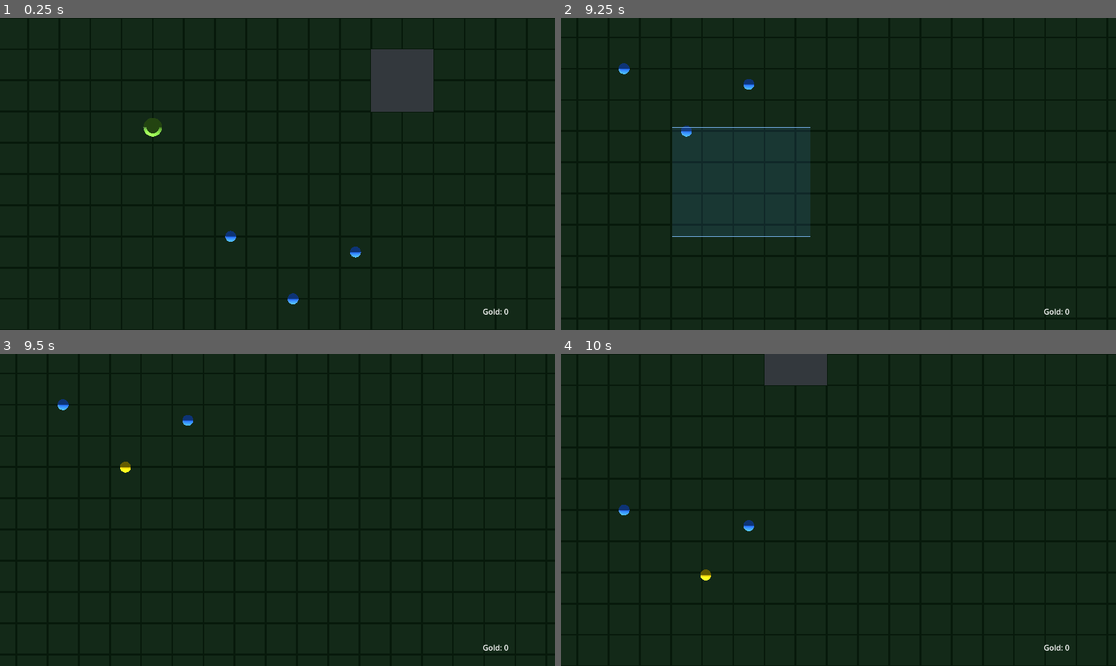
Above: before the commit, frames 1-4 (two rows, left to right).
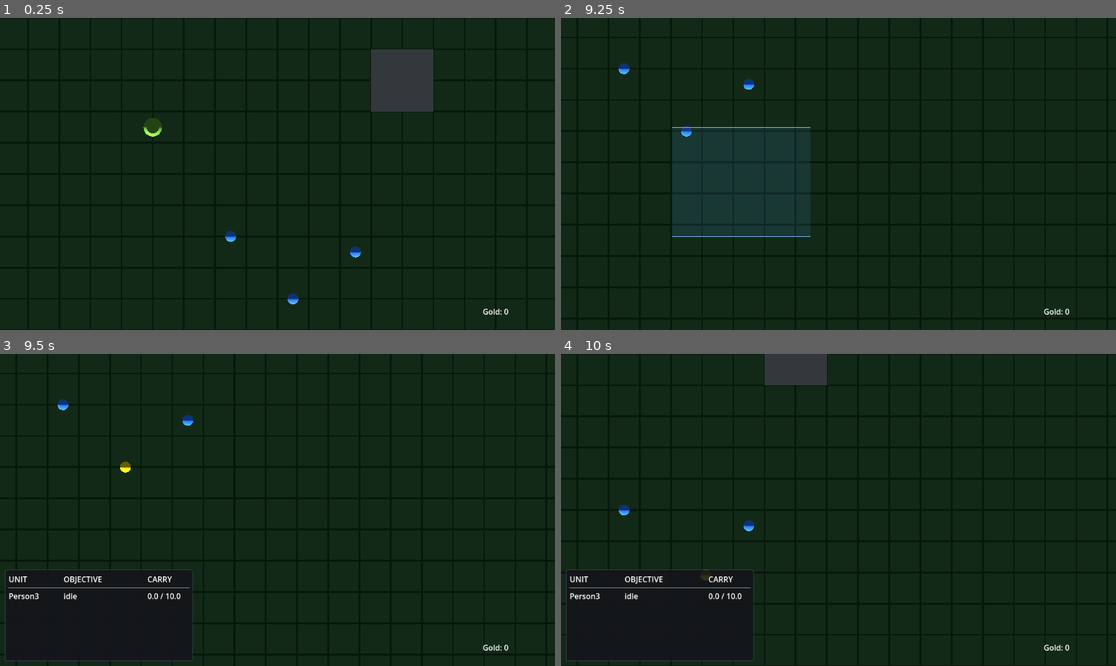
Above: after the commit, the same moments.

Repository: forsman5/sitka
Game: Godot game, scene res://scenes/world/world.tscn
Same seed, same stepped clock (60 frames per second), same inputs: the game is played once before the commit and once after it.
Inputs (mouse positions are in pixels of both pictures, inside the frame that each line leads up to):
- Up to frame 1 (0.25 s): no input
- Up to frame 2 (9.25 s): tap Enter at 0.5 s; move the mouse to (960, 158) at 0.52 s; hold Right (ui_right) 0.53-1.25 s; click (960, 158) at 0.67 s; drag from (727, 189) to (810, 236) at 1.27 s; move the mouse to (894, 105) at 2.02 s; hold Right (ui_right) 2.03-2.75 s; click (894, 105) at 2.17 s; drag from (810, 236) to (672, 127) at 2.77 s; move the mouse to (1005, 220) at 3.52 s; hold Left (ui_left) 3.53-4.25 s; click (1005, 220) at 3.67 s; drag from (672, 127) to (755, 96) at 4.27 s; move the mouse to (866, 174) at 5.02 s; hold Down (ui_down) 5.03-5.75 s; click (866, 174) at 5.17 s; drag from (755, 96) to (727, 189) at 5.77 s; move the mouse to (960, 158) at 6.52 s; hold Up (ui_up) 6.53-7.25 s; click (960, 158) at 6.67 s; drag from (727, 189) to (810, 236) at 7.27 s; move the mouse to (894, 105) at 8.02 s; hold Down (ui_down) 8.03-8.75 s; click (894, 105) at 8.17 s; drag from (810, 236) to (672, 127) at 8.77 s
- Up to frame 3 (9.5 s): no input
- Up to frame 4 (10 s): move the mouse to (1005, 556) at 9.52 s; hold Up (ui_up) from 9.53 s (still down); click (1005, 556) at 9.67 s

Frames 1-2 are identical in both runs. In frame 3, 0.6% of the frame differs, in the area x 0-35%, y 69-99%; in frame 4, 0.7%.

Commit message:
Add harvest loop, right-click objective, and selection info panel
Persons walk to a right-clicked resource node, repeatedly call mine(),
and fill their inventory up to carry capacity. HUD bottom-left panel
shows selected unit names, current objective, and carry weight live.

Co-Authored-By: Claude Sonnet 4.6 <noreply@anthropic.com>

Diff:
--- a/scenes/entities/resource_node.tscn
+++ b/scenes/entities/resource_node.tscn
@@ -25,3 +25,9 @@
 [node name="CollisionShape3D" type="CollisionShape3D" parent="."]
 position = Vector3(0, 1, 0)
 shape = SubResource("CylinderShape_1")
+
+[node name="ClickArea" type="Area3D" parent="."]
+
+[node name="CollisionShape3D" type="CollisionShape3D" parent="ClickArea"]
+position = Vector3(0, 1, 0)
+shape = SubResource("CylinderShape_1")
--- a/scenes/ui/hud.tscn
+++ b/scenes/ui/hud.tscn
@@ -1,6 +1,18 @@
-[gd_scene load_steps=2 format=3]
+[gd_scene load_steps=3 format=3]
 
 [ext_resource type="Script" path="res://scripts/ui/hud.gd" id="1_hud"]
+
+[sub_resource type="StyleBoxFlat" id="PanelStyle_1"]
+bg_color = Color(0.08, 0.08, 0.1, 0.88)
+border_width_left = 1
+border_width_top = 1
+border_width_right = 1
+border_width_bottom = 1
+border_color = Color(0.3, 0.3, 0.4, 0.8)
+corner_radius_top_left = 4
+corner_radius_top_right = 4
+corner_radius_bottom_left = 4
+corner_radius_bottom_right = 4
 
 [node name="HUD" type="CanvasLayer"]
 layer = 10
@@ -21,3 +33,40 @@
 offset_right = -10.0
 offset_bottom = -10.0
 text = "Gold: 0"
+
+[node name="SelectionPanel" type="Panel" parent="Root"]
+visible = false
+anchor_top = 1.0
+anchor_bottom = 1.0
+offset_left = 10.0
+offset_top = -200.0
+offset_right = 400.0
+offset_bottom = -10.0
+theme_override_styles/panel = SubResource("PanelStyle_1")
+
+[node name="VBoxContainer" type="VBoxContainer" parent="Root/SelectionPanel"]
+anchor_right = 1.0
+anchor_bottom = 1.0
+offset_left = 8.0
+offset_top = 8.0
+offset_right = -8.0
+offset_bottom = -8.0
+
+[node name="HeaderRow" type="HBoxContainer" parent="Root/SelectionPanel/VBoxContainer"]
+
+[node name="UnitHeader" type="Label" parent="Root/SelectionPanel/VBoxContainer/HeaderRow"]
+custom_minimum_size = Vector2(110, 0)
+text = "UNIT"
+
+[node name="ObjHeader" type="Label" parent="Root/SelectionPanel/VBoxContainer/HeaderRow"]
+custom_minimum_size = Vector2(170, 0)
+text = "OBJECTIVE"
+
+[node name="CarryHeader" type="Label" parent="Root/SelectionPanel/VBoxContainer/HeaderRow"]
+custom_minimum_size = Vector2(80, 0)
+text = "CARRY"
+
+[node name="HSeparator" type="HSeparator" parent="Root/SelectionPanel/VBoxContainer"]
+
+[node name="Rows" type="GridContainer" parent="Root/SelectionPanel/VBoxContainer"]
+columns = 3
--- a/scripts/entities/person.gd
+++ b/scripts/entities/person.gd
@@ -2,12 +2,15 @@
 extends CharacterBody3D
 
 const MOVE_SPEED := 5.0
+const REACH := 2.0
+const ResourceNode = preload("res://scripts/entities/resource_node.gd")
 
 @export var carry_capacity: float = 10.0
 
 var selected := false
 var inventory: Array = []
 var _target: Vector3
+var _objective_node: Node3D = null
 
 @onready var _mesh: MeshInstance3D = $MeshInstance3D
 
@@ -21,6 +24,7 @@
 	_mat_normal = _mesh.get_surface_override_material(0)
 	_mat_selected = StandardMaterial3D.new()
 	_mat_selected.albedo_color = Color(1.0, 0.85, 0.0)
+	_run_task_loop()
 
 func _physics_process(_delta: float) -> void:
 	var dir := _target - global_position
@@ -39,6 +43,9 @@
 	selected = value
 	_mesh.set_surface_override_material(0, _mat_selected if selected else _mat_normal)
 
+func set_objective(node: Node3D) -> void:
+	_objective_node = node
+
 func current_weight() -> float:
 	var total := 0.0
 	for item in inventory:
@@ -50,3 +57,37 @@
 	for item in items:
 		added += item.weight
 	return current_weight() + added <= carry_capacity
+
+func _is_carry_full() -> bool:
+	return current_weight() >= carry_capacity
+
+func objective_label() -> String:
+	if _objective_node == null or not is_instance_valid(_objective_node):
+		return "idle"
+	return "mining " + _objective_node.name
+
+func _run_task_loop() -> void:
+	while true:
+		var node: Node3D = _objective_node
+		if node != null and is_instance_valid(node) and not _is_carry_full():
+			await _do_harvest(node)
+		else:
+			await get_tree().process_frame
+
+func _do_harvest(node: Node3D) -> void:
+	var resource: ResourceNode = node as ResourceNode
+	if resource == null:
+		_objective_node = null
+		return
+	while _objective_node == node and is_instance_valid(node) and not _is_carry_full():
+		move_to(node.global_position)
+		await _wait_until_near(node)
+		if _objective_node != node or not is_instance_valid(node):
+			break
+		var items: Array = await resource.mine()
+		for item in items:
+			inventory.append(item)
+
+func _wait_until_near(node: Node3D) -> void:
+	while is_instance_valid(node) and global_position.distance_to(node.global_position) > REACH:
+		await get_tree().process_frame
--- a/scripts/entities/resource_node.gd
+++ b/scripts/entities/resource_node.gd
@@ -11,6 +11,9 @@
 @export var amount: int = 100
 @export var max_amount: int = 100
 @export var wait_time: float = 2.0
+
+func _ready() -> void:
+	add_to_group("resource_nodes")
 
 func mine() -> Array:
 	await get_tree().create_timer(wait_time).timeout
--- a/scripts/ui/hud.gd
+++ b/scripts/ui/hud.gd
@@ -1,10 +1,49 @@
 extends CanvasLayer
 
+const Person = preload("res://scripts/entities/person.gd")
+
 @onready var _gold_label: Label = $Root/GoldLabel
+@onready var _selection_panel: Panel = $Root/SelectionPanel
+@onready var _rows: GridContainer = $Root/SelectionPanel/VBoxContainer/Rows
 
 func _ready() -> void:
 	GameState.gold_changed.connect(_on_gold_changed)
 	_gold_label.text = "Gold: %d" % GameState.player_gold
 
+func _process(_delta: float) -> void:
+	_refresh_panel()
+
 func _on_gold_changed(amount: int) -> void:
 	_gold_label.text = "Gold: %d" % amount
+
+func _refresh_panel() -> void:
+	var selected: Array[Node] = []
+	for p in get_tree().get_nodes_in_group("persons"):
+		if p.get("selected") == true:
+			selected.append(p)
+	_selection_panel.visible = not selected.is_empty()
+	if selected.is_empty():
+		return
+	for child in _rows.get_children():
+		_rows.remove_child(child)
+		child.queue_free()
+	for node in selected:
+		var person: Person = node as Person
+		if person == null:
+			continue
+		_add_row(person.name, person.objective_label(),
+			"%.1f / %.1f" % [person.current_weight(), person.carry_capacity])
+
+func _add_row(unit: String, objective: String, carry: String) -> void:
+	var name_lbl := Label.new()
+	name_lbl.text = unit
+	name_lbl.custom_minimum_size = Vector2(110, 0)
+	var obj_lbl := Label.new()
+	obj_lbl.text = objective
+	obj_lbl.custom_minimum_size = Vector2(170, 0)
+	var carry_lbl := Label.new()
+	carry_lbl.text = carry
+	carry_lbl.custom_minimum_size = Vector2(80, 0)
+	_rows.add_child(name_lbl)
+	_rows.add_child(obj_lbl)
+	_rows.add_child(carry_lbl)
--- a/scripts/world/world.gd
+++ b/scripts/world/world.gd
@@ -15,6 +15,9 @@
 		else:
 			_finish_input(event.position)
 			get_viewport().set_input_as_handled()
+	elif event is InputEventMouseButton and event.button_index == MOUSE_BUTTON_RIGHT and event.pressed:
+		_handle_right_click(event.position)
+		get_viewport().set_input_as_handled()
 	elif event is InputEventMouseMotion and Input.is_mouse_button_pressed(MOUSE_BUTTON_LEFT):
 		if event.position.distance_to(_drag_start) > DRAG_THRESHOLD:
 			_dragging = true
@@ -69,6 +72,34 @@
 			return true
 	return false
 
+func _handle_right_click(screen_pos: Vector2) -> void:
+	if not _any_selected():
+		return
+	var node := _get_resource_at(screen_pos)
+	if node == null:
+		return
+	for p: Node3D in get_tree().get_nodes_in_group("persons"):
+		if p.selected:
+			p.set_objective(node)
+
+func _get_resource_at(screen_pos: Vector2) -> Node3D:
+	var camera := get_viewport().get_camera_3d()
+	var space := get_world_3d().direct_space_state
+	var from := camera.project_ray_origin(screen_pos)
+	var to := from + camera.project_ray_normal(screen_pos) * 1000.0
+	var query := PhysicsRayQueryParameters3D.create(from, to)
+	query.collide_with_areas = true
+	query.collide_with_bodies = false
+	var result := space.intersect_ray(query)
+	if result.is_empty():
+		return null
+	var collider: Object = result.get("collider")
+	if collider is Area3D:
+		var parent: Node = (collider as Area3D).get_parent()
+		if parent.is_in_group("resource_nodes"):
+			return parent as Node3D
+	return null
+
 func _get_person_at(screen_pos: Vector2) -> Node3D:
 	var camera := get_viewport().get_camera_3d()
 	var space := get_world_3d().direct_space_state
